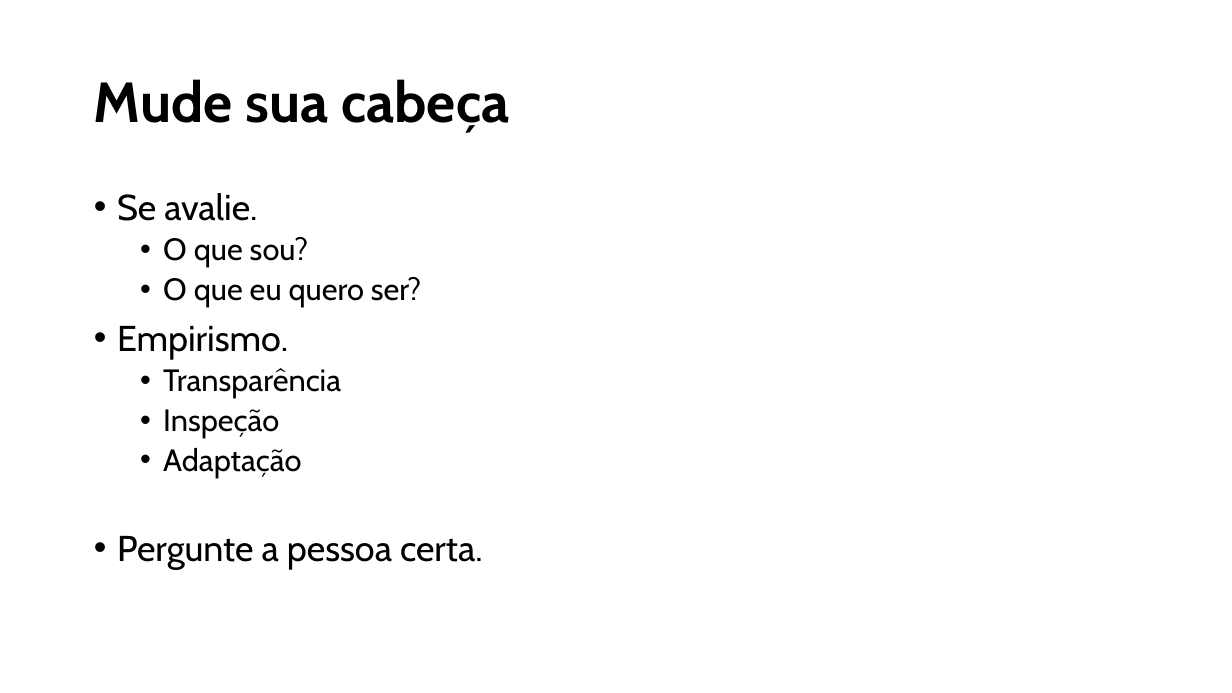
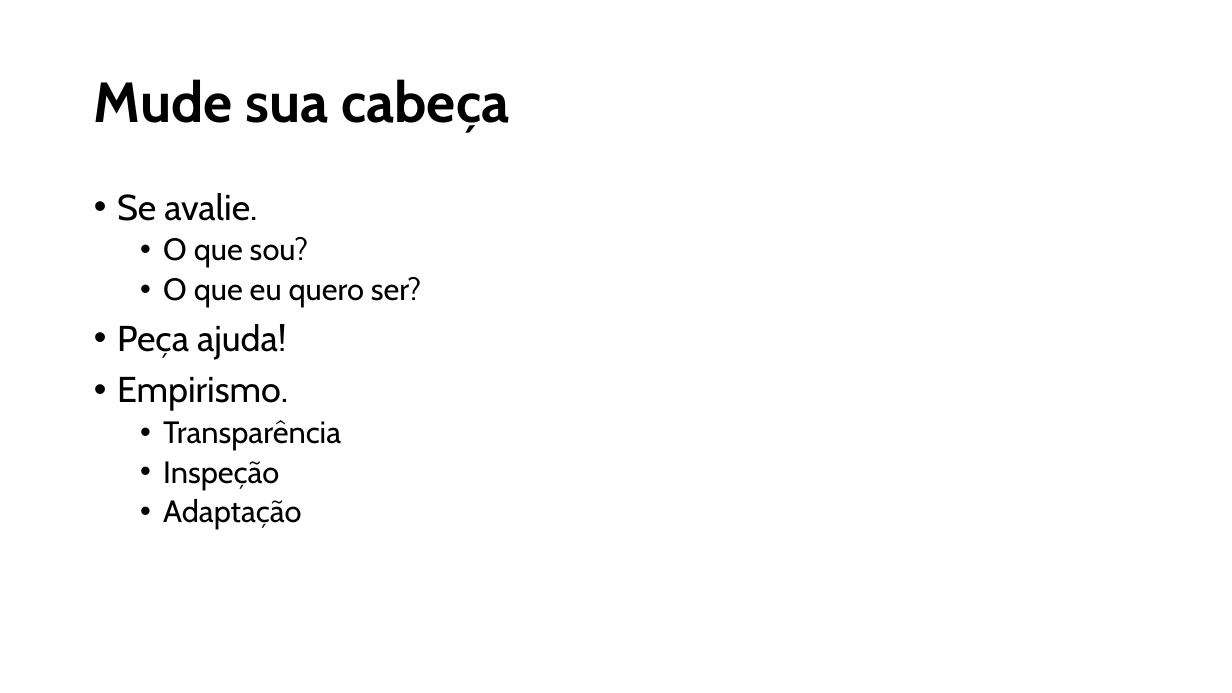
Before and after one commit to dmm813/lecturees, a slide deck: slide 11 of doxchaoscrum/doxhgaoscrum.pptx. Drawn at 1232x693 pixels with LibreOffice and Linux fonts; fonts in the diff are those of the drawing; background and template pictures are left out. Boxes give left, top, right and bottom in pixels: in the first picture for what was removed or moved away, otherwise in the second. Text is boxed around its words. In the diff, an @@ line names an element or a change of style, - is before the commit and + after.

```diff
--- a/doxchaoscrum/doxhgaoscrum.pptx
+++ b/doxchaoscrum/doxhgaoscrum.pptx
@@ text at [117, 324, 286, 359]: paragraph added @@
+• Peça ajuda!
@@ text at [117, 536, 483, 570]: paragraph removed @@
-• Pergunte a pessoa certa.
```
Also in this commit, not shown: 6 other slides changed, 2 slides added, 1 slide removed, 1 other file.
